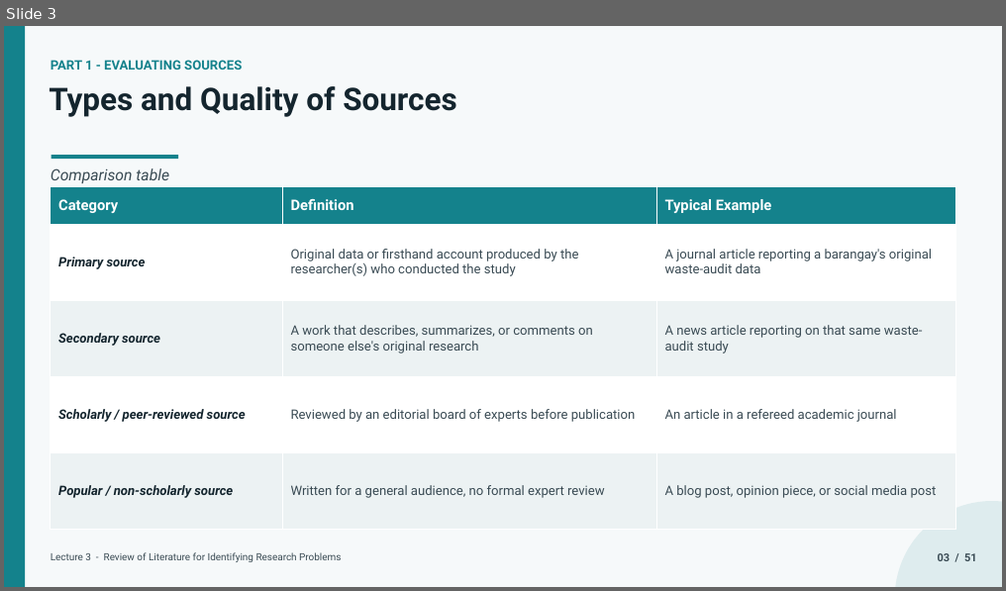
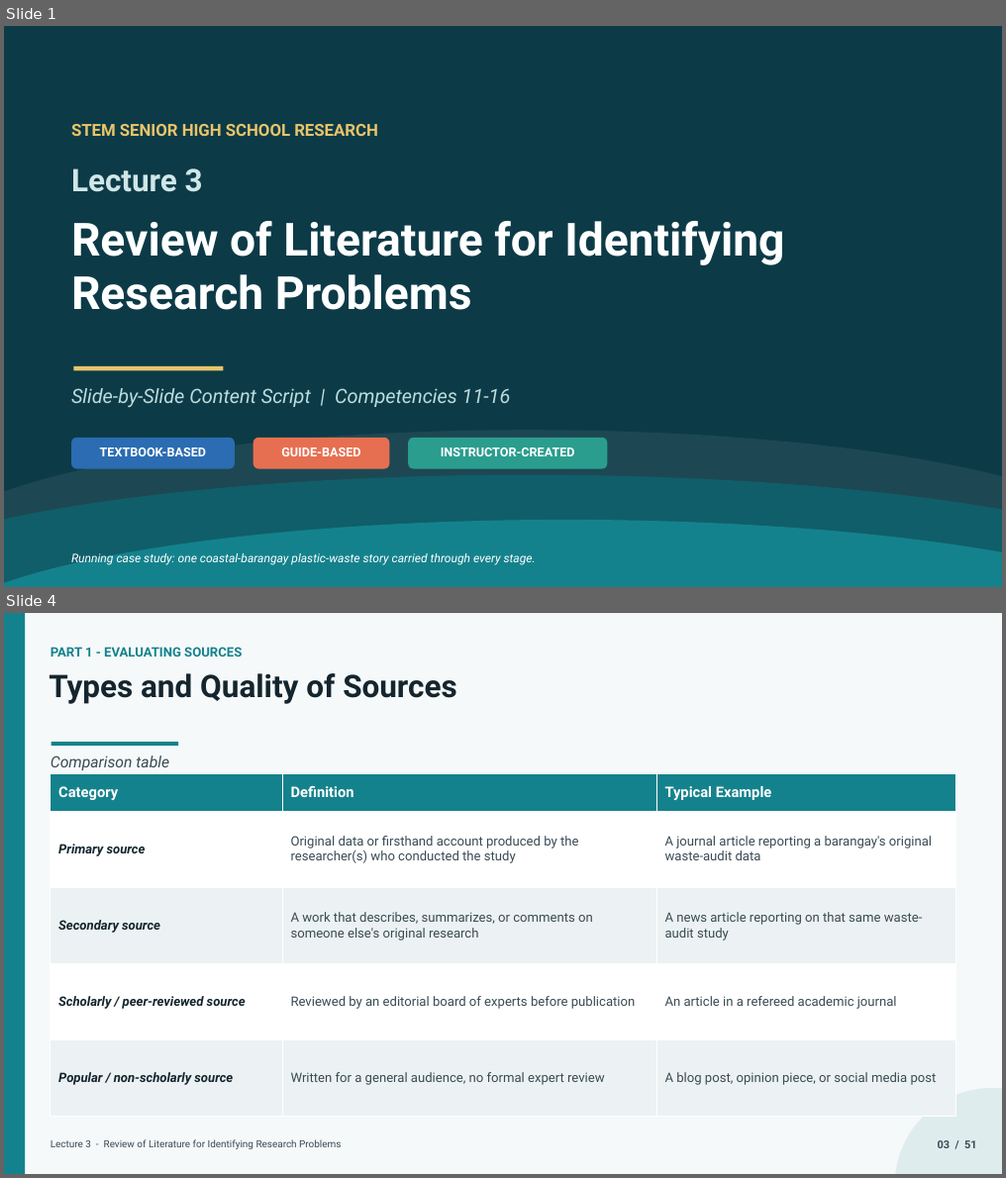
Before and after one commit to lestojas/physics, a slide deck: Lecture3-Review-of-Literature-Competencies11-16.pptx. Shown one above the other, each under a label of ours: slide 3 before the commit, slides 1 and 4 after it; the slides between them are not shown. The pictures are 1006x591 and 1006x1178 pixels, drawn with LibreOffice and Linux fonts; fonts in the diff are those of the drawing. Boxes give left, top, right and bottom in pixels: in the first picture for what was removed or moved away, otherwise in the second. Text is boxed around its words. In the diff, an @@ line names an element or a change of style, - is before the commit and + after.

```diff
--- a/Lecture3-Review-of-Literature-Competencies11-16.pptx
+++ b/Lecture3-Review-of-Literature-Competencies11-16.pptx
@@ slide 1 added at (x1=4, y1=26, x2=1002, y2=587), background #FFFFFF @@
@@ rectangle added at (x1=4, y1=26, x2=25, y2=587), fill #0C3B47 @@
@@ rectangle added at (x1=4, y1=26, x2=1002, y2=587), fill #0C3B47 @@
@@ text added at (x1=71, y1=124, x2=378, y2=136), 16 pt, text #E9C46A, bold @@
+STEM SENIOR HIGH SCHOOL RESEARCH
@@ text added at (x1=71, y1=169, x2=203, y2=192), 30 pt, text #D0E6E8, bold @@
+Lecture 3
@@ text added at (x1=71, y1=221, x2=784, y2=310), 44 pt, text #FFFFFF, bold @@
+Review of Literature for Identifying Research Problems
@@ rectangle added at (x1=73, y1=367, x2=224, y2=372), fill #E9C46A @@
@@ text added at (x1=71, y1=388, x2=511, y2=408), 19 pt, text #BDDCDE, italic @@
+Slide-by-Slide Content Script | Competencies 11-16
@@ ellipse added at (x1=4, y1=430, x2=1002, y2=587), fill #1D4853 @@
@@ rounded rectangle added at (x1=71, y1=438, x2=235, y2=470), fill #2B6CB2 @@
@@ rounded rectangle added at (x1=253, y1=438, x2=389, y2=470), fill #E76F51 @@
@@ rounded rectangle added at (x1=408, y1=438, x2=607, y2=470), fill #2A9D8F @@
@@ text added at (x1=100, y1=448, x2=206, y2=457), 12 pt, text #FFFFFF, bold @@
+TEXTBOOK-BASED
@@ text added at (x1=281, y1=448, x2=360, y2=457), 12 pt, text #FFFFFF, bold @@
+GUIDE-BASED
@@ text added at (x1=441, y1=448, x2=575, y2=457), 12 pt, text #FFFFFF, bold @@
+INSTRUCTOR-CREATED
@@ ellipse added at (x1=4, y1=475, x2=1002, y2=587), fill #105E69 @@
@@ ellipse added at (x1=4, y1=520, x2=1002, y2=587), fill #14828C @@
@@ text added at (x1=71, y1=554, x2=536, y2=566), 11.5 pt, text #FFFFFF, italic @@
+Running case study: one coastal-barangay plastic-waste story carried through every stage.
@@ what was slide 3 is now slide 4 @@
```
Also in this commit, not shown: 10 slides changed, 1 other file.
